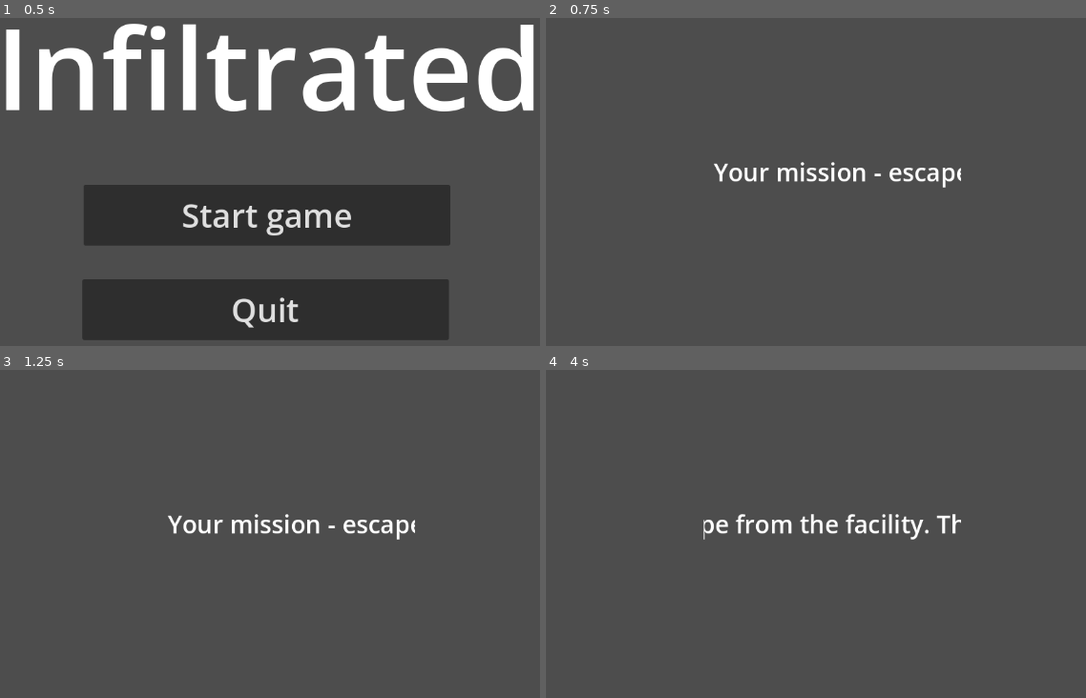
Above: before the commit, frames 1-4 (two rows, left to right).
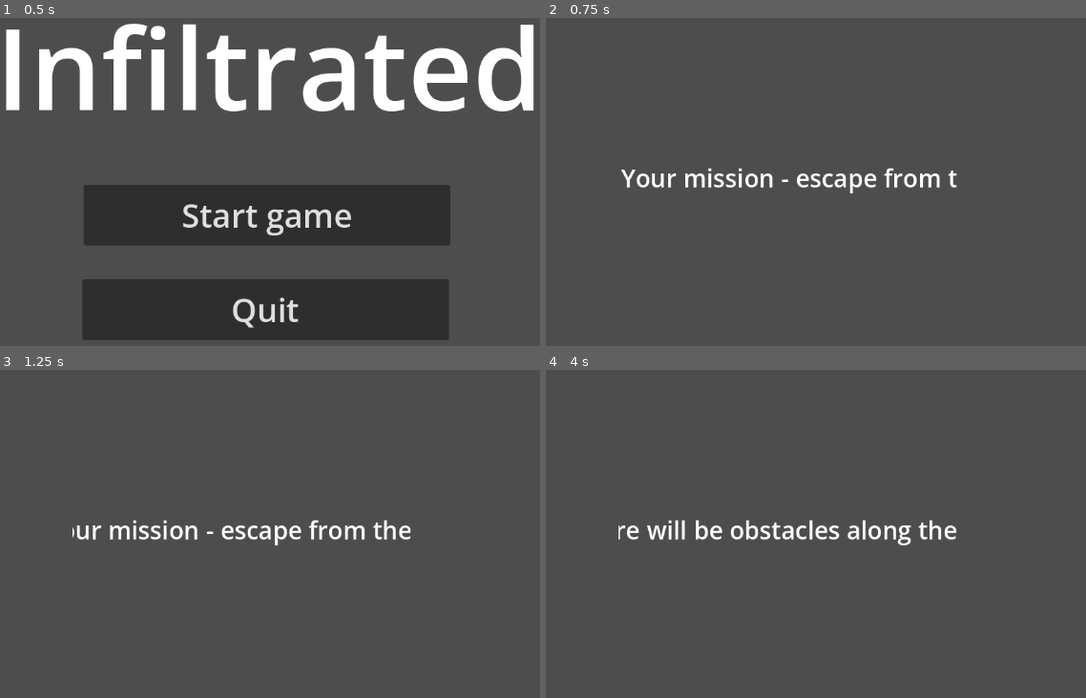
Above: after the commit, the same moments.

Repository: Rainy-Boy/GGJ_2026
Game: Godot game, scene res://Scenes/start_screen.tscn
The game is run twice, just before and just after one commit, with the same random seed, the same clock (stepped at 60 frames per second) and the same inputs.
Inputs:
- Up to frame 1 (0.5 s): no input
- Up to frame 2 (0.75 s): click "Start game" at 0.5 s
- Up to frame 3 (1.25 s): no input
- Up to frame 4 (4 s): hold Right (ui_right) 1.28-2.03 s; hold Down (ui_down) 2.03-2.78 s; hold Right (ui_right) 2.78-3.53 s; hold Up (ui_up) from 3.53 s (still down)

Frame 1 is identical in both runs. In frame 2, 1.9% of the frame differs, in the area x 13-77%, y 43-54%; in frame 3, 2.0%; in frame 4, 2.2%.

Commit message:
Lore goes faster

Diff:
--- a/ggj_2026/Scenes/lore_screen.tscn
+++ b/ggj_2026/Scenes/lore_screen.tscn
@@ -8,17 +8,17 @@
 clip_contents = true
 layout_mode = 3
 anchors_preset = 0
-offset_left = 410.0
-offset_top = 227.0
-offset_right = 799.0
-offset_bottom = 376.0
+offset_left = 281.0
+offset_top = 238.0
+offset_right = 792.0
+offset_bottom = 393.0
 script = ExtResource("1_fwvkd")
 
 [node name="Label" type="Label" parent="Control" unique_id=17119578]
 layout_mode = 0
-offset_left = 15.0
-offset_top = 54.0
-offset_right = 629.0
-offset_bottom = 203.0
+offset_left = 4.0
+offset_top = 52.0
+offset_right = 2636.0
+offset_bottom = 201.0
 theme_override_font_sizes/font_size = 37
 text = "Your mission - escape from the facility. There will be obstacles along the way. Find and use masks to help you blend in and survive.            Good luck!"
--- a/ggj_2026/Scripts/ui_lore_screen_behaviour.gd
+++ b/ggj_2026/Scripts/ui_lore_screen_behaviour.gd
@@ -15,7 +15,7 @@
 	# Create the tween
 	var tween = create_tween()
 	# and tween the offset left to a negative value so it scrolls to the right
-	tween.tween_property(label, "offset_left", final_offset, 15).set_delay(1)
+	tween.tween_property(label, "offset_left", final_offset, 8).set_delay(0.5)
 	# Set the overrun to ellipsis back
 	label.text_overrun_behavior = TextServer.OVERRUN_TRIM_ELLIPSIS
 
Not shown: 1 places in ggj_2026/Scenes/MapAndUtils/floor_n_1.tscn that only renumber resources
